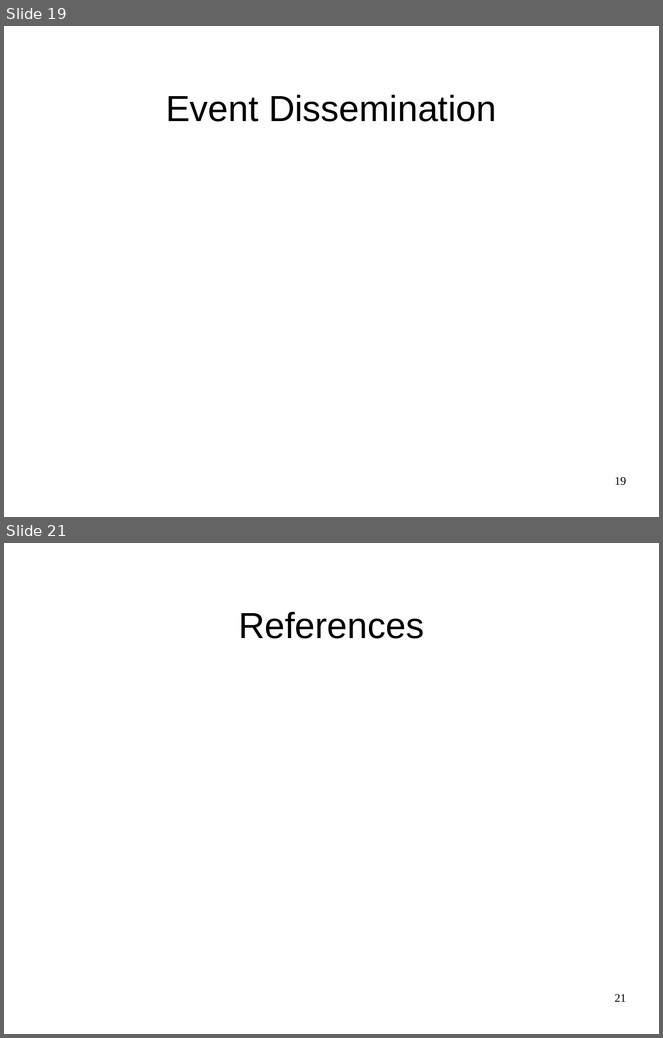
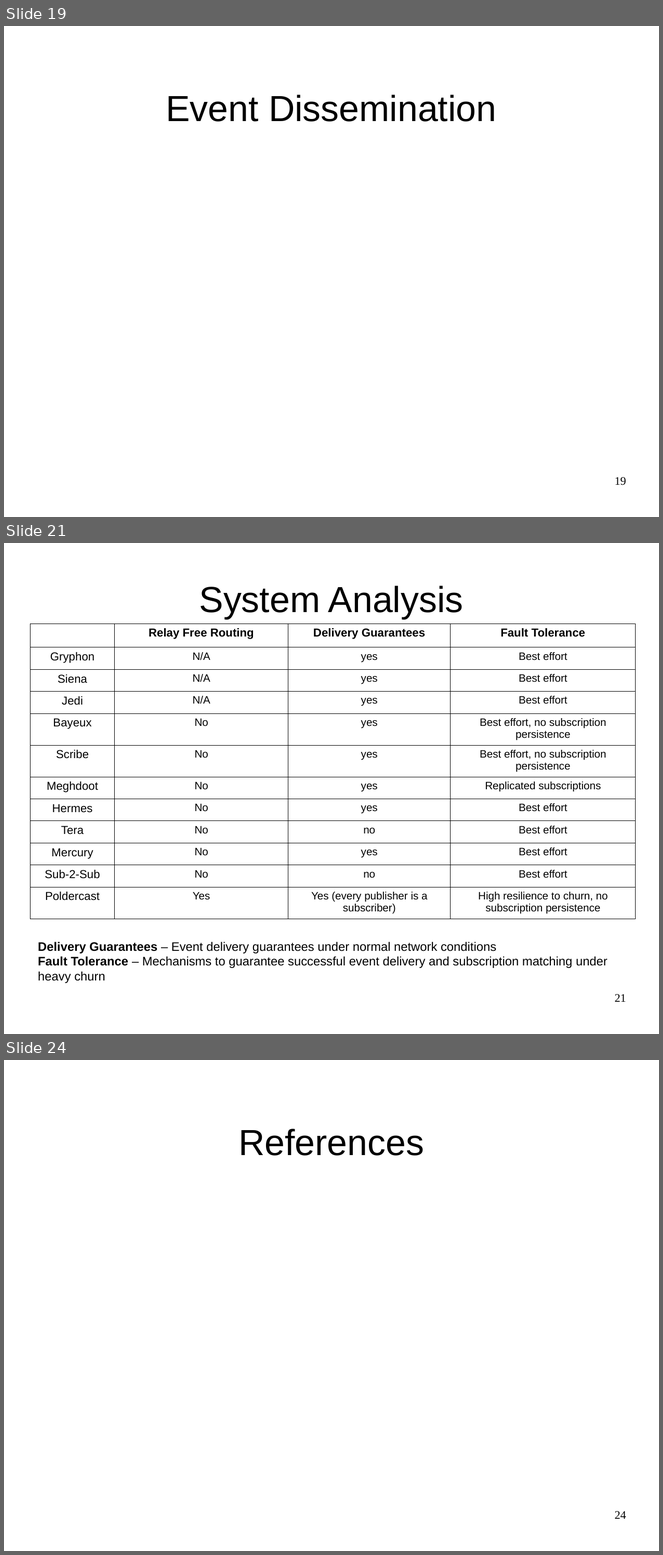
Before and after one commit to JGAntunes/pulsarcast, a slide deck: project-report/presentation.odp. Shown one above the other, each under a label of ours: slides 19 and 21 before the commit, slides 19, 21 and 24 after it; the slides between them are not shown. The pictures are 663x1038 and 663x1555 pixels, drawn with LibreOffice and Linux fonts; fonts in the diff are those of the drawing; background and template pictures are left out. Boxes give left, top, right and bottom in pixels: in the first picture for what was removed or moved away, otherwise in the second. Text is boxed around its words. In the diff, an @@ line names an element or a change of style, - is before the commit and + after.

Commit message:
presentation: finishing system analysis

```diff
--- a/project-report/presentation.odp
+++ b/project-report/presentation.odp
@@ slide 21 added at [4, 543, 659, 1034], background #FFFFFF @@
@@ title added at [199, 586, 464, 619], 44 pt, text #000000 @@
+System Analysis
@@ table added at [30, 624, 636, 916], 12 rows, 4 columns @@
+ | Relay Free Routing | Delivery Guarantees | Fault Tolerance
+Gryphon | N/A | yes | Best effort
+Siena | N/A | yes | Best effort
+Jedi | N/A | yes | Best effort
+Bayeux | No | yes | Best effort, no subscription persistence
+Scribe | No | yes | Best effort, no subscription persistence
+Meghdoot | No | yes | Replicated subscriptions
+Hermes | No | yes | Best effort
+Tera | No | no | Best effort
+Mercury | No | yes | Best effort
+Sub-2-Sub | No | no | Best effort
+Poldercast | Yes | Yes (every publisher is a subscriber) | High resilience to churn, no subscription persistence
@@ text added at [38, 942, 608, 983], 15 pt, text #000000 @@
+Delivery Guarantees – Event delivery guarantees under normal network conditions
+Fault Tolerance – Mechanisms to guarantee successful event delivery and subscription matching under heavy churn
@@ page number added at [615, 994, 626, 1002], 14 pt, text #000000 @@
+21
@@ what was slide 21 is now slide 24 @@
@@ page number at [615, 1511, 626, 1519]: text changed @@
-21
+24
```
Also in this commit, not shown: 4 slides changed, 2 other slides added.
